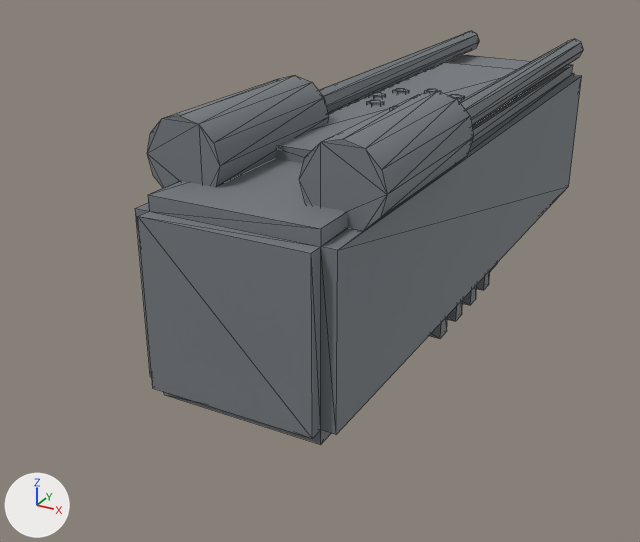
Two versions of the glTF model prototype/assets/models/parts/heavy_laser_lens.glb, one commit apart.
Rendered twice from a 50 mm lens placed at (0.395, -0.351, 0.347), pointed at (-0.059, 0.475, -0.066). The lights are fixed; the arrows at lower left show +X, +Y and +Z. The first picture is the older version. Mesh edges are drawn as thin lines. Vertices at exactly the same position are counted once.

The first picture shows 'heavy_laser_lens'.
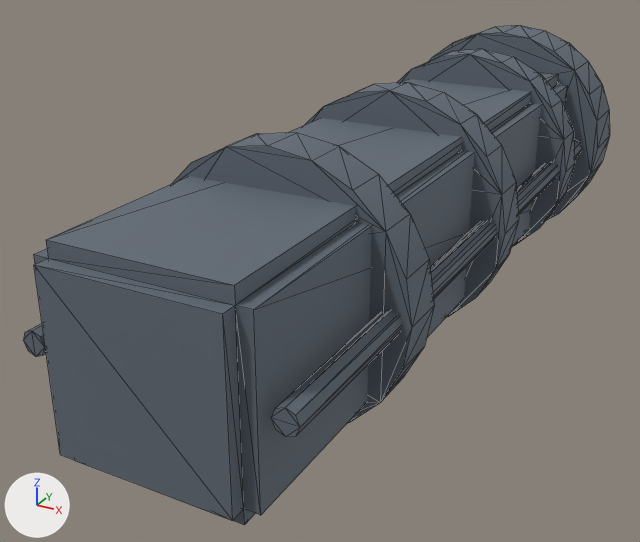
Pixel boxes [x1, y1, x2, y2] of what changed, in the pictures (640 x 542 px; the box of a moved part takes in the faces that stretch with it):
'heavy_laser_lens', recoloured, reshaped (31% wider, 21% taller)
    before: [135, 31, 583, 444]
    after: [23, 25, 610, 525]
part 1 of me_heavy_laser_lens_mesh, added
    after: [172, 133, 434, 423]
part 2 of me_heavy_laser_lens_mesh, moved or reshaped
    before: [135, 55, 582, 444]
    after: [34, 72, 568, 525]
part 3 of me_heavy_laser_lens_mesh, added
    after: [305, 82, 519, 317]
part 4 of me_heavy_laser_lens_mesh, added
    after: [397, 49, 575, 246]
part 5 of me_heavy_laser_lens_mesh, added
    after: [271, 140, 583, 437]
part 6 of me_heavy_laser_lens_mesh, added
    after: [23, 323, 46, 356]
part 7 of me_heavy_laser_lens_mesh, added
    after: [430, 25, 610, 220]
part 8 of me_heavy_laser_lens_mesh, deleted
    before: [147, 62, 516, 338]
part 9 of me_heavy_laser_lens_mesh, deleted
    before: [319, 31, 583, 126]

What the commit changed:
Material 'heavy_laser_lens_mat' (mat_heavy_laser_lens_mat) changes colour from grey #81868b to greyish blue #6c7681; in linear values from (0.22, 0.24, 0.26) to (0.15, 0.18, 0.22).
me_heavy_laser_lens_mesh is used by ob_heavy_laser_lens; location (0.0, 0.0, 0.0).
me_heavy_laser_lens_mesh had 288 vertices, 492 faces and spanned x -0.12..0.12, y 0.2..1.0, z -0.16..0.16.
me_heavy_laser_lens_mesh now has 568 vertices, 1008 faces and spans x -0.15..0.15, y 0.08..1.0, z -0.15..0.15.
me_heavy_laser_lens_mesh part 1: a new loose piece, a 20-sided cylinder along y spanning x -0.14..0.14, y 0.275..0.325, z -0.14..0.14, in mat_heavy_laser_lens_mat (greyish blue #6c7681).
me_heavy_laser_lens_mesh part 2: the loose piece of 32 vertices spanning x -0.1..0.1, y 0.2..1.0, z -0.1..0.1 is scaled about its middle by (1, 1.05, 1), then moved by (0.0, -0.1, 0.0).
me_heavy_laser_lens_mesh part 3: a new loose piece, a 20-sided cylinder along y spanning x -0.14..0.14, y 0.525..0.575, z -0.14..0.14, in mat_heavy_laser_lens_mat (greyish blue #6c7681).
me_heavy_laser_lens_mesh part 4: a new loose piece, a 20-sided cylinder along y spanning x -0.14..0.14, y 0.775..0.825, z -0.14..0.14, in mat_heavy_laser_lens_mat (greyish blue #6c7681).
me_heavy_laser_lens_mesh part 5: a new loose piece, an 8-sided cylinder along y spanning x 0.108..0.132, y 0.1..0.9, z -0.012..0.012, in mat_heavy_laser_lens_mat (greyish blue #6c7681).
me_heavy_laser_lens_mesh part 6: a new loose piece, an 8-sided cylinder along y spanning x -0.132..-0.108, y 0.1..0.9, z -0.012..0.012, in mat_heavy_laser_lens_mat (greyish blue #6c7681).
me_heavy_laser_lens_mesh part 7: a new loose piece of 48 vertices spanning x -0.15..0.15, y 0.91..0.99, z -0.15..0.15, in mat_heavy_laser_lens_mat (greyish blue #6c7681).
me_heavy_laser_lens_mesh part 8: 18 loose pieces with 224 vertices, spanning x -0.12..0.12, y 0.26..0.84, z -0.16..0.16, are deleted.
me_heavy_laser_lens_mesh part 9: 32 vertices removed from x -0.095..0.095, y 0.44..1.0, z 0.105..0.135.
Other edits to the shape of me_heavy_laser_lens_mesh do not show in these pictures.
